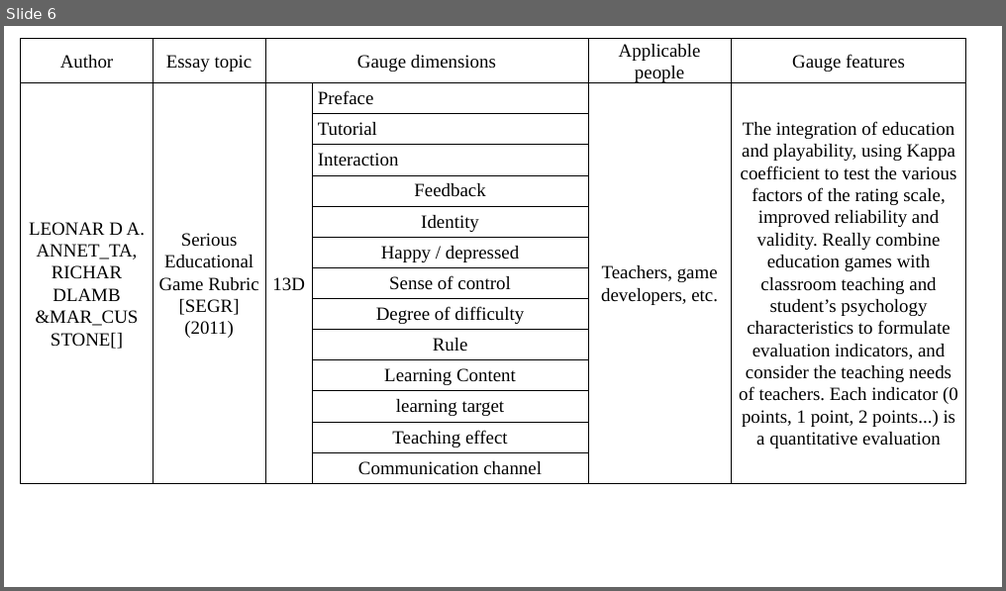
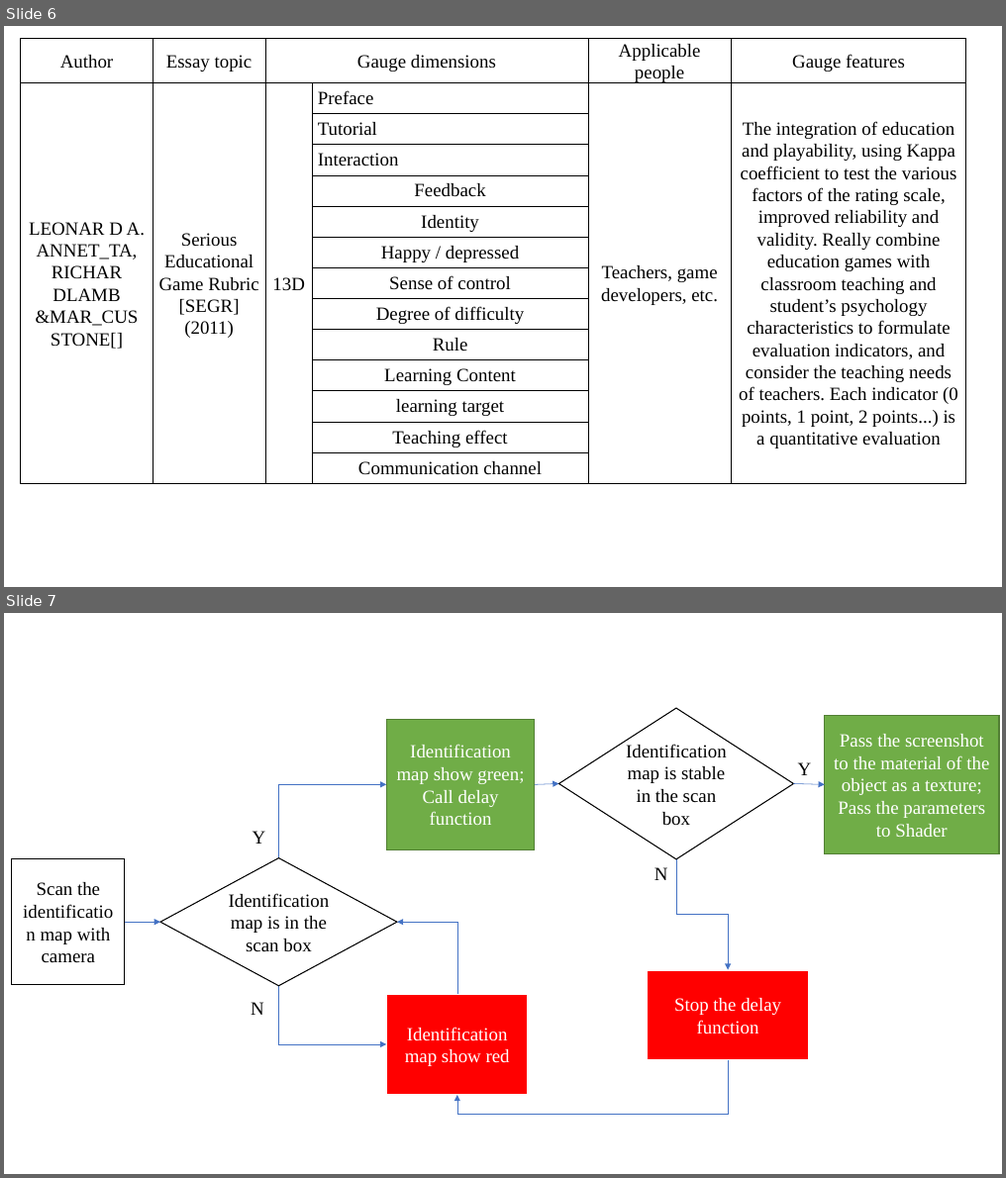
Before and after one commit to duanxiaoyun/ppaperssss, a slide deck: bi_ye_lun_wen/cao gao/temp files.pptx. Shown one above the other, each under a label of ours: slide 6 before the commit, slides 6 and 7 after it. The pictures are 1006x591 and 1006x1178 pixels, drawn with LibreOffice and Linux fonts; fonts in the diff are those of the drawing. Boxes give left, top, right and bottom in pixels: in the first picture for what was removed or moved away, otherwise in the second. Text is boxed around its words. In the diff, an @@ line names an element or a change of style, - is before the commit and + after.

```diff
--- a/bi_ye_lun_wen/cao gao/temp files.pptx
+++ b/bi_ye_lun_wen/cao gao/temp files.pptx
@@ slide 7 added at <box>4,613,1002,1174</box>, background #FFFFFF @@
@@ rectangle added at <box>386,719,535,851</box>, fill #70AD47, outline #538035 1 pt, 18 pt, text #FFFFFF @@
+Identification map show green; Call delay function
@@ diamond added at <box>558,708,793,860</box>, fill #FFFFFF, outline #000000 1 pt, 18 pt, text #000000 @@
+Identification map is stable in the scan box
@@ rectangle added at <box>825,715,999,854</box>, fill #70AD47, outline #538035 1 pt, 18 pt, text #FFFFFF @@
+Pass the screenshot to the material of the object as a texture; Pass the parameters to Shader
@@ elbow arrow added from (279, 859) to (386, 784), #4472C4 0.5 pt @@
@@ arrow added from (535, 784) to (558, 783), #4472C4 0.5 pt @@
@@ arrow added from (794, 783) to (825, 784), #4472C4 0.5 pt @@
@@ text added at <box>798,762,812,775</box>, 18 pt, text #000000 @@
+Y
@@ text added at <box>252,831,266,844</box>, 18 pt, text #000000 @@
+Y
@@ rectangle added at <box>12,860,125,985</box>, fill #FFFFFF, outline #000000 1 pt, 18 pt, text #000000 @@
+Scan the identification map with camera
@@ diamond added at <box>160,859,397,986</box>, fill #FFFFFF, outline #000000 1 pt, 18 pt, text #000000 @@
+Identification map is in the scan box
@@ text added at <box>654,867,668,880</box>, 18 pt, text #000000 @@
+N
@@ elbow arrow added from (676, 860) to (728, 970), #4472C4 0.5 pt @@
@@ arrow added from (125, 922) to (160, 922), #4472C4 0.5 pt @@
@@ elbow arrow added from (457, 994) to (397, 922), #4472C4 0.5 pt @@
@@ elbow arrow added from (279, 986) to (386, 1045), #4472C4 0.5 pt @@
@@ rectangle added at <box>386,994,528,1095</box>, fill #FF0000, outline #FFFFFF 1.5 pt, 18 pt, text #FFFFFF @@
+Identification map show red
@@ rectangle added at <box>648,970,810,1060</box>, fill #FF0000, outline #FFFFFF 1.5 pt, 18 pt, text #FFFFFF @@
+Stop the delay function
@@ text added at <box>251,1002,264,1015</box>, 18 pt, text #000000 @@
+N
@@ elbow arrow added from (728, 1060) to (457, 1095), #4472C4 0.5 pt @@
```
Also in this commit, not shown: 2 other slides added, 1 other file.
